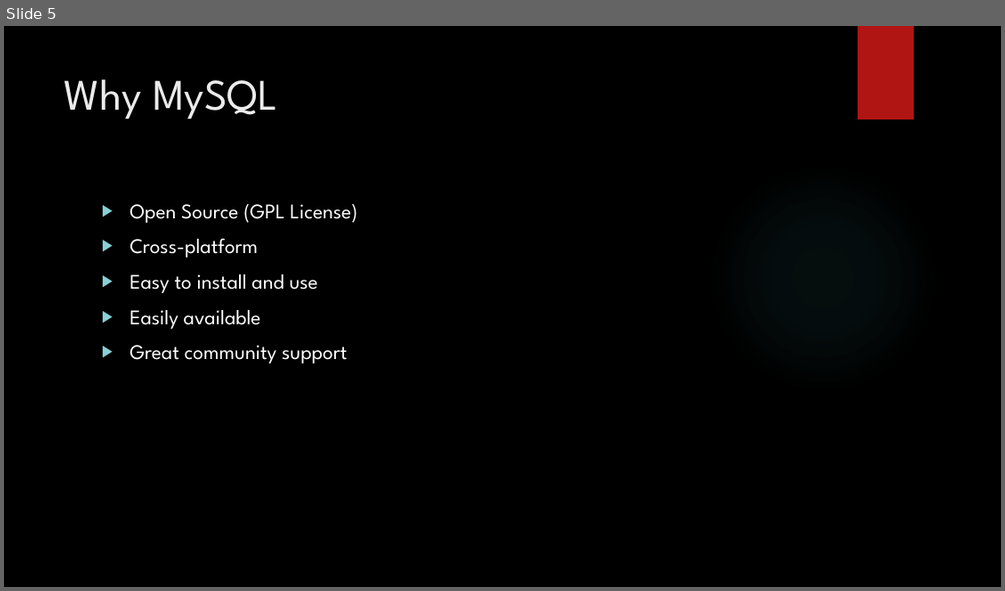
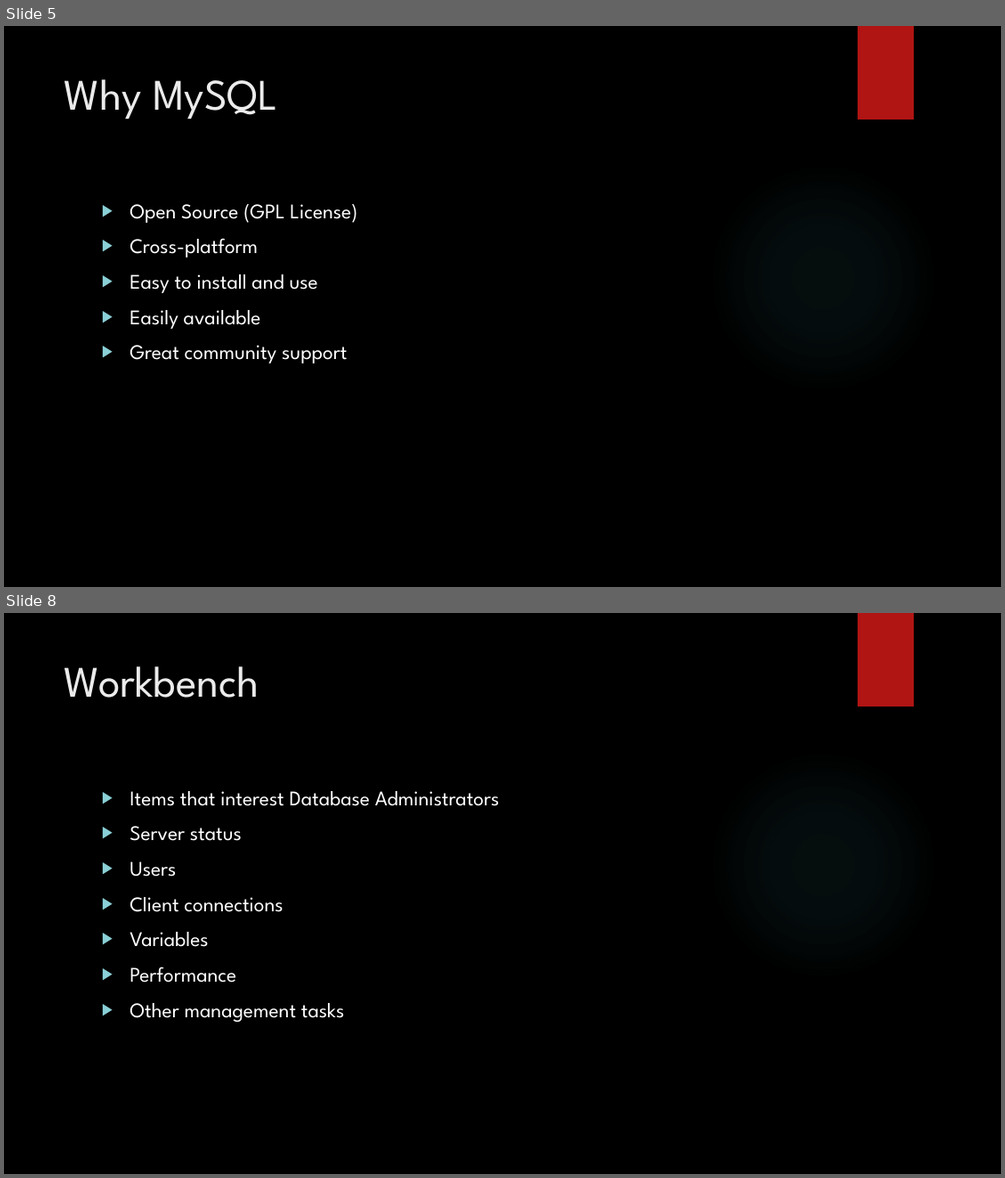
Before and after one commit to zedfoxus/database-bootcamp, a slide deck: Presentation/Database-Bootcamp-Presentation.pptx. Shown one above the other, each under a label of ours: slide 5 before the commit, slides 5 and 8 after it; the slides between them are not shown. The pictures are 1005x591 and 1005x1178 pixels, drawn with LibreOffice and Linux fonts; fonts in the diff are those of the drawing; background and template pictures are left out. Boxes give left, top, right and bottom in pixels: in the first picture for what was removed or moved away, otherwise in the second. Text is boxed around its words. In the diff, an @@ line names an element or a change of style, - is before the commit and + after.

```diff
--- a/Presentation/Database-Bootcamp-Presentation.pptx
+++ b/Presentation/Database-Bootcamp-Presentation.pptx
@@ slide 8 added at (x1=4, y1=613, x2=1001, y2=1174), background picture (left out); not listed: 2 template elements that a slide beside it also shows @@
@@ title added at (x1=65, y1=666, x2=259, y2=698), 42 pt, text #EBEBEB @@
+Workbench
@@ text added at (x1=129, y1=791, x2=500, y2=1022), 20 pt, text #FFFFFF @@
+▶ Items that interest Database Administrators
+▶ Server status
+▶ Users
+▶ Client connections
+▶ Variables
+▶ Performance
+▶ Other management tasks
```
Also in this commit, not shown: 2 slides changed, 3 other slides added.
